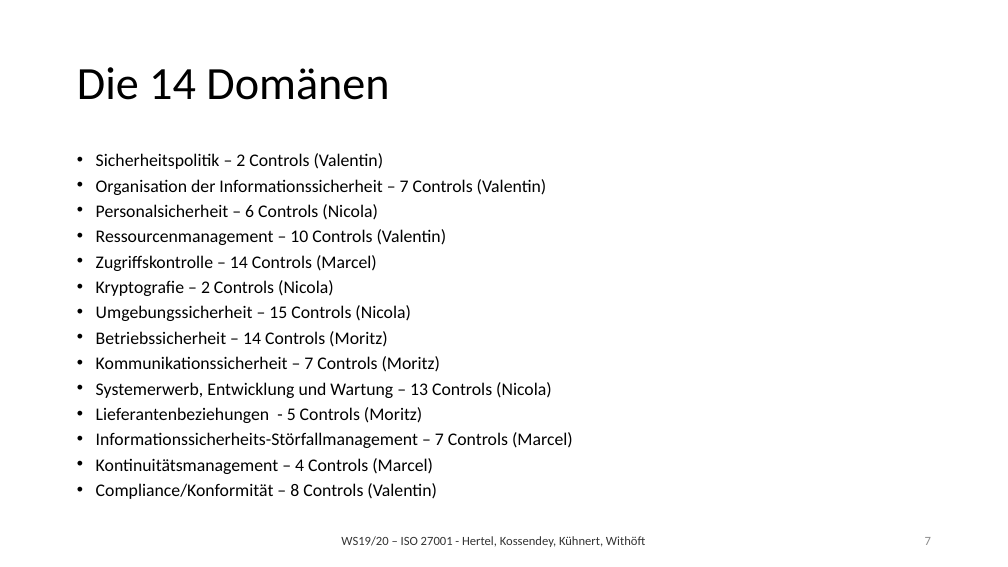
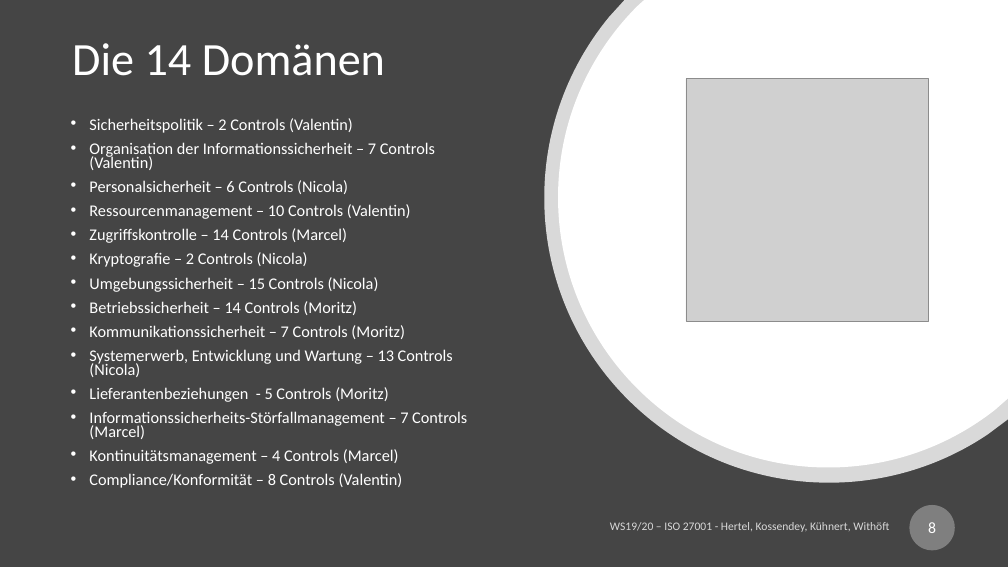
Before and after one commit to mwithoeft/SicherheitUndZuverlaessigkeit, a slide deck: slide 8 of Marcel/merged.pptx (slide 7 before the commit). Drawn at 1008x567 pixels with LibreOffice and Linux fonts; fonts in the diff are those of the drawing; grey boxes stand for pictures. Boxes give left, top, right and bottom in pixels: in the first picture for what was removed or moved away, otherwise in the second. Text is boxed around its words. In the diff, an @@ line names an element or a change of style, - is before the commit and + after.

Commit message:
ggg
aas

```diff
--- a/Marcel/merged.pptx
+++ b/Marcel/merged.pptx
@@ background #FFFFFF to #454545 @@
@@ title "Die 14 Domänen" moved from (x1=77, y1=67, x2=389, y2=100) to (x1=72, y1=43, x2=385, y2=76) @@
@@ title "Die 14 Domänen" at (x1=72, y1=43, x2=385, y2=76): text colour #000000 to #FFFFFF @@
@@ freeform shape added at (x1=544, y1=0, x2=1008, y2=483), fill #FFFFFF at 80% opacity @@
@@ freeform shape added at (x1=558, y1=0, x2=1008, y2=467), fill #FFFFFF @@
@@ picture added at (x1=686, y1=79, x2=929, y2=321) @@
@@ text "Sicherheitspolitik – 2 Controls (Valentin)" moved from (x1=96, y1=153, x2=573, y2=499) to (x1=89, y1=118, x2=467, y2=488) @@
@@ text "Sicherheitspolitik – 2 Controls (Valentin)" at (x1=89, y1=118, x2=467, y2=488): size 16.9 to 15.5 pt, text colour #000000 to #FFFFFF @@
@@ page number added at (x1=910, y1=505, x2=955, y2=551), fill #7F7F7F, 15 pt, text #FFFFFF @@
+8
@@ text "WS19/20 – ISO 27001 - ..." moved from (x1=341, y1=536, x2=645, y2=547) to (x1=610, y1=522, x2=889, y2=532) @@
@@ text "WS19/20 – ISO 27001 - ..." at (x1=610, y1=522, x2=889, y2=532): size 12 to 11 pt, text colour #000000 at 80% opacity to #FFFFFF at 80% opacity; alignment left to right @@
@@ page number removed at (x1=925, y1=537, x2=931, y2=545) @@
-7
```
Also in this commit, not shown: 5 slides added.
